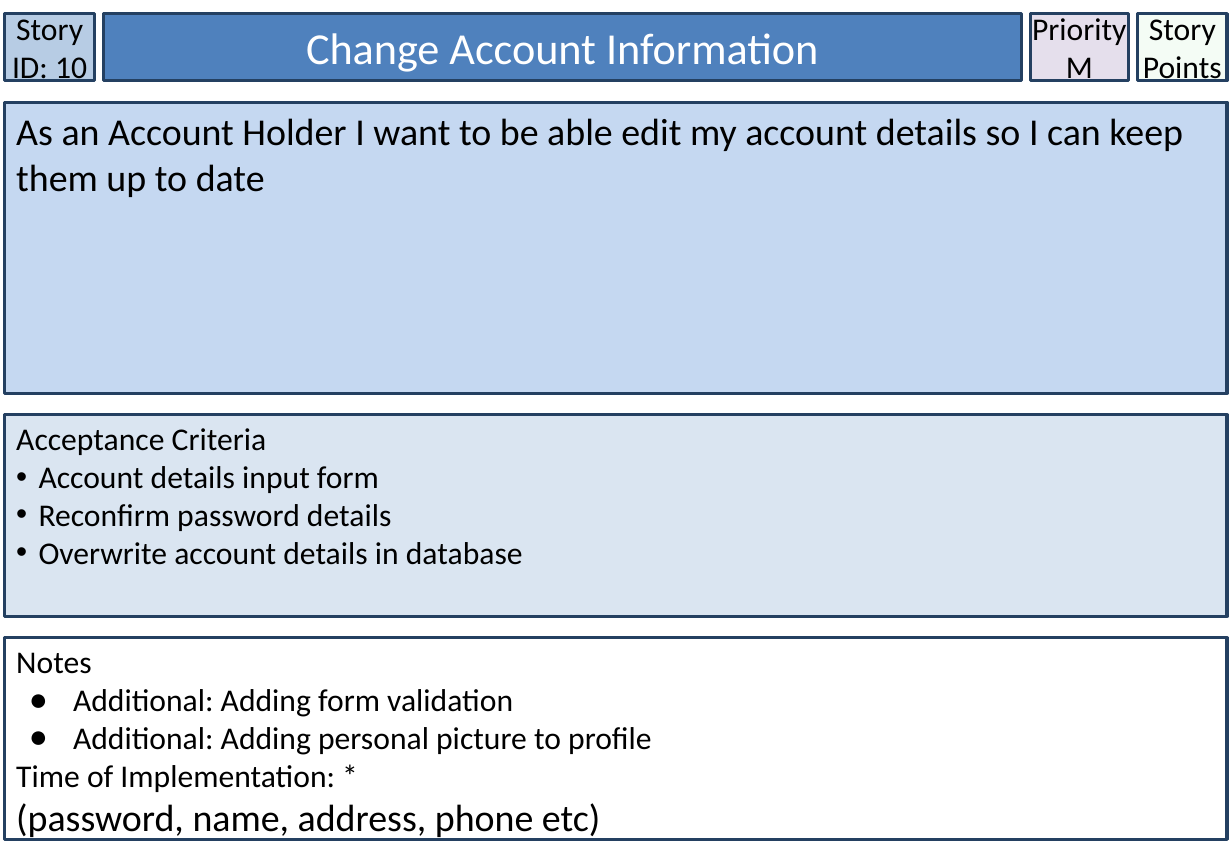
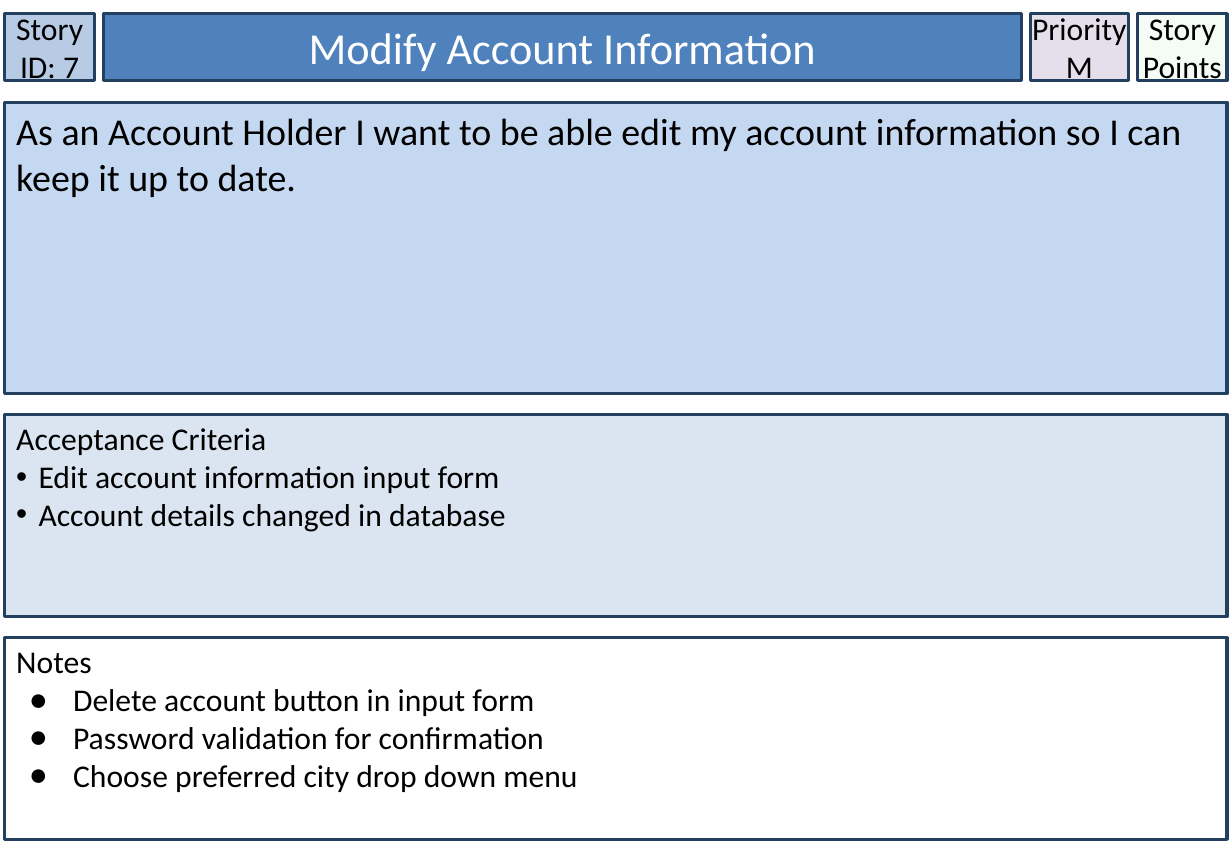
Before and after one commit to lowejosh/Django-landmarks, a slide deck: slide 8 of Story Cards.pptx (slide 11 before the commit). Drawn at 1232x853 pixels with LibreOffice and Linux fonts; fonts in the diff are those of the drawing. Boxes give left, top, right and bottom in pixels: in the first picture for what was removed or moved away, otherwise in the second. Text is boxed around its words. In the diff, an @@ line names an element or a change of style, - is before the commit and + after.

```diff
--- a/Story Cards.pptx
+++ b/Story Cards.pptx
@@ text in rectangle at (x1=16, y1=14, x2=83, y2=87): text changed @@
-Story ID: 10
+Story ID: 7
@@ text in rectangle at (x1=309, y1=33, x2=815, y2=71): text changed @@
-Change Account Information
+Modify Account Information
@@ text in rectangle at (x1=16, y1=118, x2=1181, y2=197): text changed @@
-As an Account Holder I want to be able edit my account details so I can keep them up to date
+As an Account Holder I want to be able edit my account information so I can keep it up to date.
@@ text in rectangle at (x1=39, y1=466, x2=506, y2=532): text changed @@
-• Account details input form
-• Reconfirm password details
-• Overwrite account details in database
+• Edit account information input form
+• Account details changed in database
@@ text in rectangle at (x1=73, y1=689, x2=577, y2=792): text changed @@
-● Additional: Adding form validation
-● Additional: Adding personal picture to profile
-Time of Implementation: *
-(password, name, address, phone etc)
+● Delete account button in input form
+● Password validation for confirmation
+● Choose preferred city drop down menu
```
Also in this commit, not shown: 29 other slides changed, 1 slide added, 4 slides removed, 2 other files.
